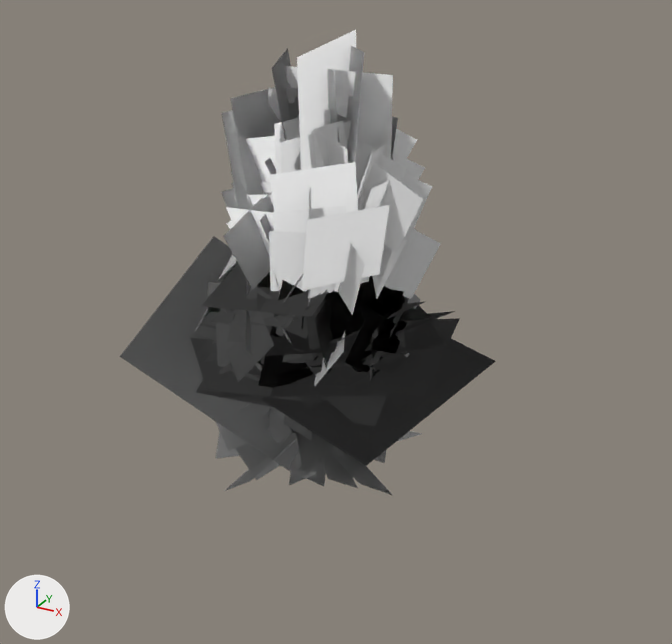
Two versions of the glTF model godot/assets/models/land_trees.glb, one commit apart.
The view is the same before and after, from a camera (50 mm lens) standing at (21.3, -36.3, 25.1) and looking at (1.5, -0.3, 7.1). Lighting does not change. The marker at lower left points along +X, +Y and +Z. The first picture is the older version.

The first picture shows 'acacia_0', 'acacia_0l', 'acacia_1', 'fir_0', 'fir_0l', 'fir_1', 'oak_0', 'oak_0l', 'oak_1', 'pine_0', 'pine_0l', 'pine_1' and 7 more.
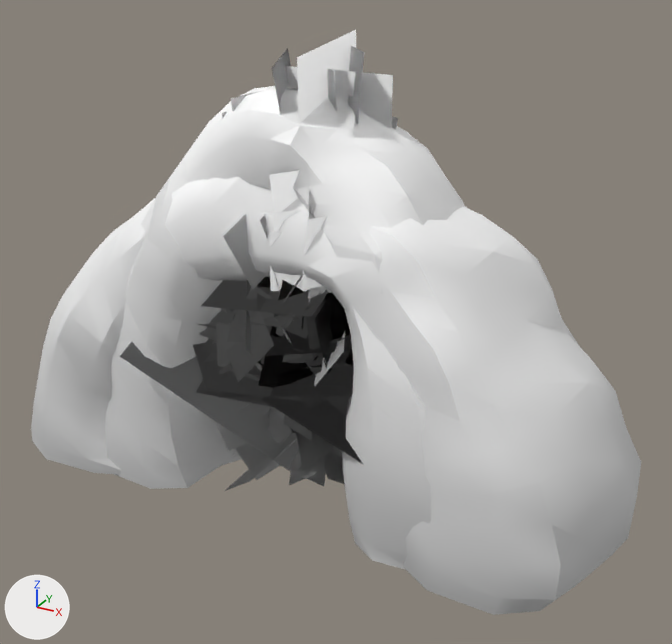
Where the change shows, as pixel boxes [x1, y1, x2, y2] in the pictures (672 x 644 px):
```json
{"object": "arch_a", "change": "added", "after": [31, 177, 641, 615]}
{"object": "arch_b", "change": "added", "after": [105, 86, 465, 570]}
{"object": "pine_0l", "change": "unchanged, covered by the edit", "before": [233, 121, 390, 293], "after": [269, 126, 385, 291]}
{"object": "pine_0", "change": "unchanged, covered by the edit", "before": [221, 121, 441, 315], "after": [223, 139, 417, 298]}
{"object": "acacia_0", "change": "unchanged, covered by the edit", "before": [194, 273, 447, 374], "after": [199, 308, 351, 374]}
```

The change, as JSON lines over the scene's bpy script:
```json
{"op": "add", "block": "me_arch_b", "code": ["me_arch_b = bpy.data.meshes.new('arch_b')", "me_arch_b.from_pydata(...)  # 436 vertices, 868 faces; spans x -11.8..11.7, y -6.2..6.5, z -1.5..18.1", "me_arch_b.materials.append(mat_land)"]}
{"op": "add", "block": "me_arch_a", "code": ["me_arch_a = bpy.data.meshes.new('arch_a')", "me_arch_a.from_pydata(...)  # 436 vertices, 868 faces; spans x -16.4..16.3, y -6.6..6.8, z -1.5..15.9", "me_arch_a.materials.append(mat_land)"]}
{"op": "add", "block": "ob_arch_b", "code": ["ob_arch_b = bpy.data.objects.new('arch_b', me_arch_b)", "ob_arch_b.location = (0.0, 0.0, 0.0)"]}
{"op": "add", "block": "ob_arch_a", "code": ["ob_arch_a = bpy.data.objects.new('arch_a', me_arch_a)", "ob_arch_a.location = (0.0, 0.0, 0.0)"]}
```
